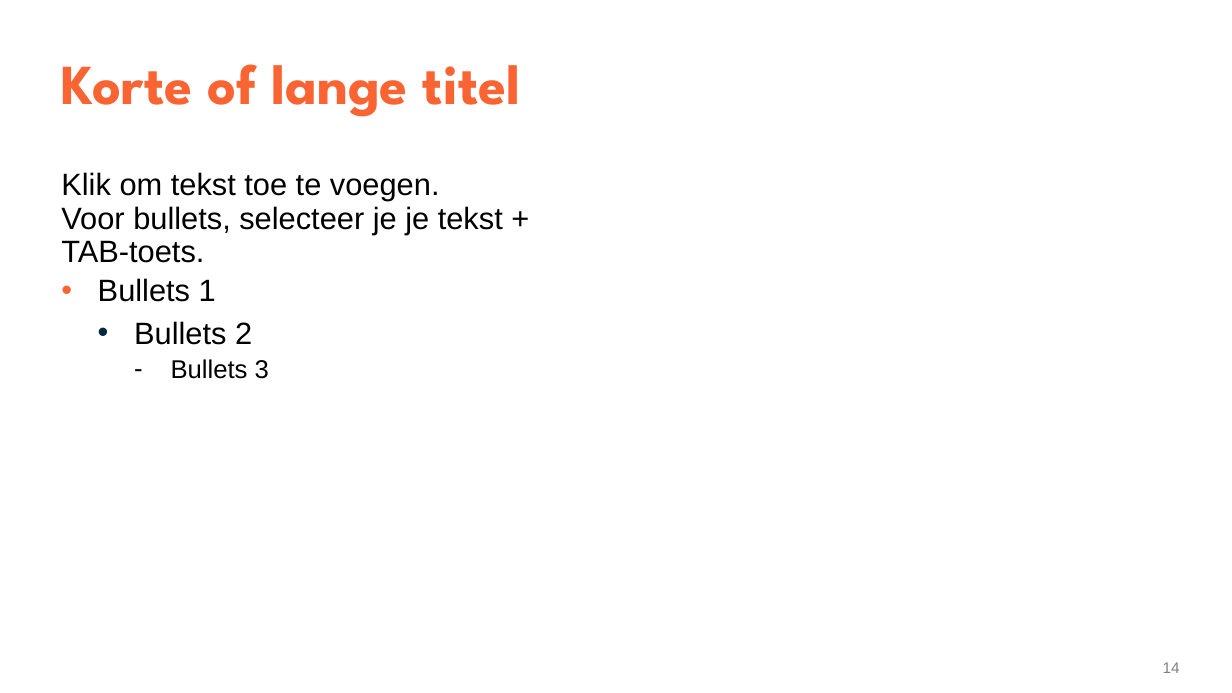
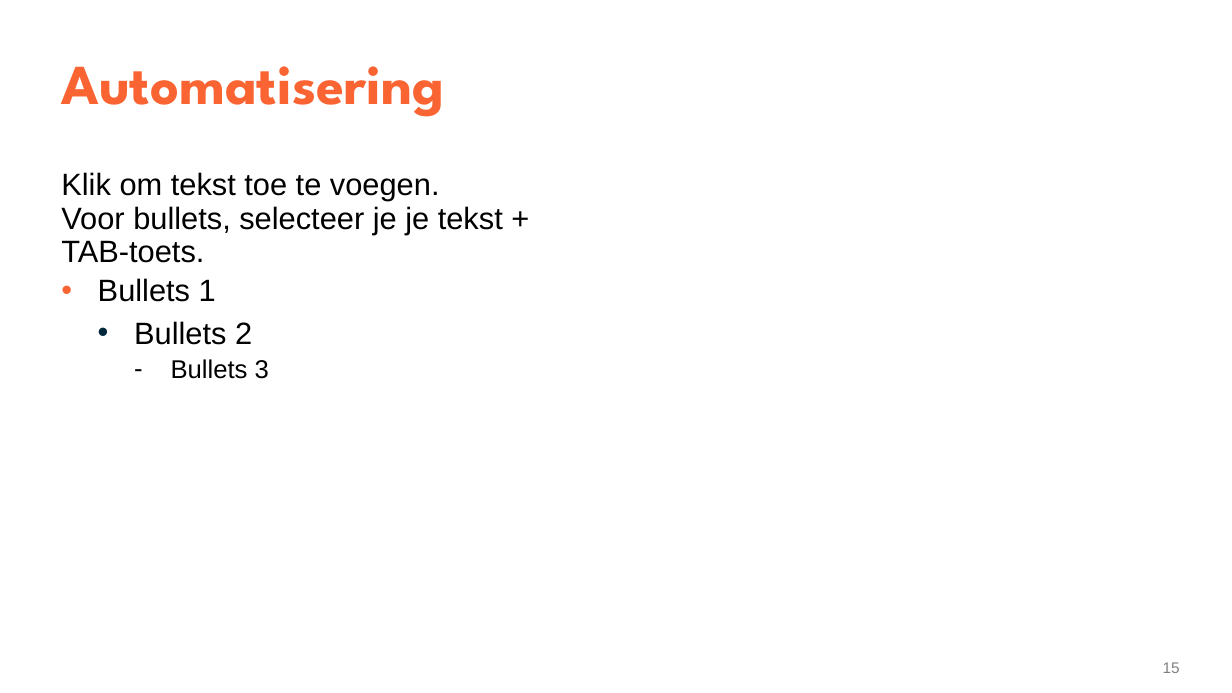
Before and after one commit to YenteLens/ylbachelorproef, a slide deck: slide 15 of Presentatie/eindpresentatie.pptx (slide 14 before the commit). Drawn at 1232x693 pixels with LibreOffice and Linux fonts; fonts in the diff are those of the drawing. Boxes give left, top, right and bottom in pixels: in the first picture for what was removed or moved away, otherwise in the second. Text is boxed around its words. In the diff, an @@ line names an element or a change of style, - is before the commit and + after.

```diff
--- a/Presentatie/eindpresentatie.pptx
+++ b/Presentatie/eindpresentatie.pptx
@@ title at (x1=61, y1=66, x2=444, y2=117): text changed @@
-Korte of lange titel
+Automatisering
@@ page number at (x1=1163, y1=662, x2=1180, y2=673): text changed @@
-14
+15
```
Also in this commit, not shown: 5 other slides changed, 3 slides added.
